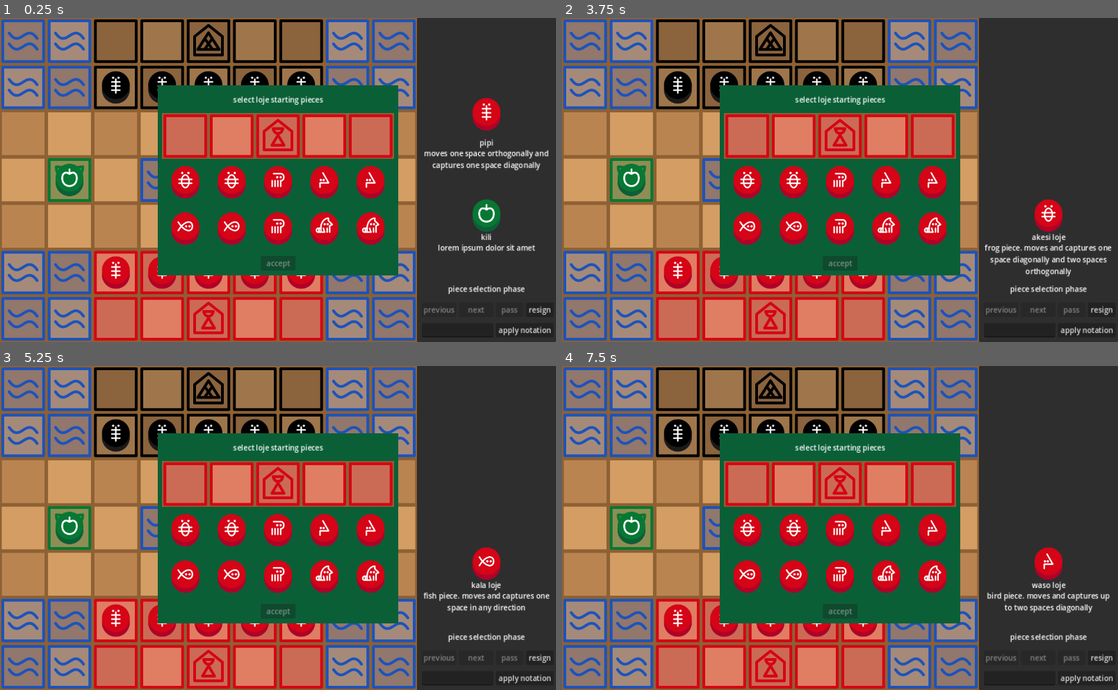
Above: before the commit, frames 1-4 (two rows, left to right).
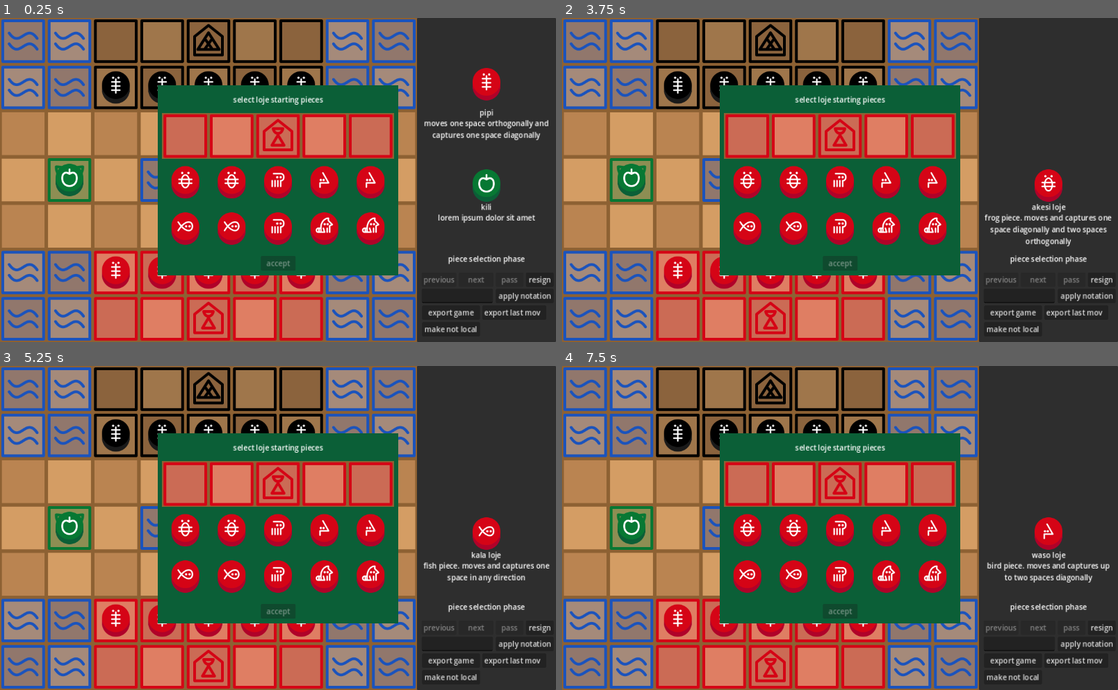
Above: after the commit, the same moments.

Repository: musi-soweli/MusiSoweli
Game: Godot game, scene res://test.tscn
Two runs of this game, one before a commit and one after it. Both use one fixed random seed, a clock stepped at 60 frames per second and the inputs below. This scene is started directly instead of the project's main scene.
Inputs (mouse positions are in pixels of both pictures, inside the frame that each line leads up to):
- Up to frame 1 (0.25 s): no input
- Up to frame 2 (3.75 s): click (584, 40) at 0.52 s; click (584, 40) at 1.27 s; click (584, 40) at 2.02 s; tap Enter at 2.75 s; move the mouse to (962, 163) at 2.77 s; tap Space at 3.5 s; move the mouse to (728, 196) at 3.52 s
- Up to frame 3 (5.25 s): tap Enter at 4.25 s; move the mouse to (333, 456) at 4.27 s; tap Space at 5 s; move the mouse to (250, 592) at 5.02 s
- Up to frame 4 (7.5 s): tap Enter at 5.75 s; move the mouse to (1006, 576) at 5.77 s; tap Space at 6.5 s; move the mouse to (673, 479) at 6.52 s; move the mouse to (867, 528) at 7.27 s

The runs differ from the first frame. In frame 1, 4.2% of the frame differs, in the area x 75-99%, y 15-99%; in frame 2, 3.1%; in frame 3, 2.7%; in frame 4, 2.8%.

Commit message:
add toggle local button

Diff:
--- a/Scripts/board_display.gd
+++ b/Scripts/board_display.gd
@@ -40,9 +40,6 @@
 	size.x = (size.y / 7.0) * 9.0
 
 func update_grid(board_state: BoardState):
-	if local and board_state.next_state == null:
-		pov = board_state.get_current_player()
-
 	pivot_offset = Vector2(size.x * 0.5, size.y * 0.5)
 	rotation_degrees = 180 if pov == PIMEJA else 0
 
--- a/Scripts/board_state.gd
+++ b/Scripts/board_state.gd
@@ -187,7 +187,7 @@
 	return self
 
 func get_space_from_notation(notation: String) -> BoardSpace:
-	return spaces[int(notation[1])][column_names.find(notation[0])]
+	return spaces[7-int(notation[1])][column_names.find(notation[0])]
 
 func pop_unused_piece_from_notation(player: int, notation: String) -> GamePiece:
 	for i in len(get_unused_pieces_for_player(player)):
--- a/Scripts/game_controller.gd
+++ b/Scripts/game_controller.gd
@@ -27,6 +27,9 @@
 	update()
 
 func update() -> void:
+	if local and current_state.next_state == null:
+		pov = current_state.get_current_player()
+		$BoardDisplay.pov = pov
 	$PieceSelectionDisplay.disappear()
 	if can_move():
 		if current_state.turn == 0:
@@ -36,13 +39,15 @@
 			elif current_state.get_current_player() == PIMEJA:
 				var home_row_types: Array[SpaceType] = [SpaceType.PIMEJA, SpaceType.PIMEJA, SpaceType.TOMO_PIMEJA, SpaceType.PIMEJA, SpaceType.PIMEJA]
 				$PieceSelectionDisplay.display_pieces(current_state.get_unused_pieces_for_player(PIMEJA), 5, home_row_types, Callable(self, "on_pimeja_pieces_selected"), "select pimeja starting pieces")
+		elif local:
+			$InfoPanel/InfoDisplay/GameInfo/Label.text = "loje's turn" if current_state.get_current_player() == LOJE else "pimeja's turn"
 		else:
-			$InfoPanel/InfoDisplay/GameInfo/Label.text = "loje's turn" if current_state.get_current_player() == LOJE else "pimeja's turn"
-			if not local and current_state.get_current_player() == pov:
-					$InfoPanel/InfoDisplay/GameInfo/Label.text = "your turn"
+			$InfoPanel/InfoDisplay/GameInfo/Label.text = "your turn"
 	elif current_state.complete:
 				var scores = current_state.get_scores()
 				$InfoPanel/InfoDisplay/GameInfo/Label.text = "game over (" + str(scores[0]) + " - " + str(scores[1]) + ")"
+	else:
+		$InfoPanel/InfoDisplay/GameInfo/Label.text = "loje's turn" if current_state.get_current_player() == LOJE else "pimeja's turn"
 	$BoardDisplay.update_grid(current_state)
 	$BoardDisplay.can_move = can_move()
 	$InfoPanel/InfoDisplay/GameInfo/PassButton.disabled = not can_move() or current_state.turn == 0
@@ -105,10 +110,10 @@
 		update()
 
 func can_move() -> bool:
-	return (not current_state.complete) and (current_state.next_state == null or local)
+	return (not current_state.complete) and (current_state.next_state == null or local) and (current_state.get_current_player() == pov or local)
 
 func on_resign_button_pressed() -> void:
-	print(get_notation())
+	pass
 
 func get_notation() -> String:
 	var notation = ""
@@ -129,3 +134,24 @@
 func on_notation_button_pressed():
 	current_state = current_state.apply_notation($InfoPanel/InfoDisplay/DevPanel/LineEdit.text)
 	update()
+
+func on_export_game_button_pressed():
+	print("Game Notation:")
+	print(get_notation())
+
+func on_export_move_button_pressed():
+	print("Previous Move Notation:")
+	if current_state.previous_state != null:
+		if current_state.previous_state.move != null:
+			print(current_state.previous_state.move.get_notation())
+		else:
+			print("No previous move to export.")
+	else:
+		print("No previous move to export.")
+
+func on_toggle_local_button_pressed():
+	local = not local
+	$InfoPanel/InfoDisplay/DevPanel/ToggleLocalButton.text = "make not local" if local else "make local"
+	$BoardDisplay.local = local
+	$BoardDisplay.pov = pov
+	update()
--- a/Scripts/movement_action.gd
+++ b/Scripts/movement_action.gd
@@ -41,9 +41,9 @@
 
 func get_notation() -> String: #TODO: change this and the decoder to be how notation actually works
 	#var s : String = BoardState.column_names[old_position.column] + str(old_position.row) if piece_symbol == "P" else piece_symbol
-	var s : String = BoardState.column_names[old_position.column] + str(old_position.row)
+	var s : String = BoardState.column_names[old_position.column] + str(7-old_position.row)
 	s += "x" if captures else ""
-	s += BoardState.column_names[new_position.column] + str(new_position.row)
+	s += BoardState.column_names[new_position.column] + str(7-new_position.row)
 	s += "+" if carries else ""
 	#TODO: Add ^ if it carries
 	return s
--- a/test.tscn
+++ b/test.tscn
@@ -270,30 +270,49 @@
 offset_top = -31.0
 offset_right = 285.0
 grow_vertical = 0
+disabled = true
 text = "resign
 "
 
 [node name="DevPanel" type="Control" parent="InfoPanel/InfoDisplay"]
-custom_minimum_size = Vector2(0, 40)
+custom_minimum_size = Vector2(0, 105)
 layout_mode = 2
 
 [node name="NotationButton" type="Button" parent="InfoPanel/InfoDisplay/DevPanel"]
 layout_mode = 1
-anchors_preset = 2
-anchor_top = 1.0
-anchor_bottom = 1.0
 offset_left = 160.0
-offset_top = -31.0
 offset_right = 285.0
-grow_vertical = 0
+offset_bottom = 31.0
 text = "apply notation"
 
 [node name="LineEdit" type="LineEdit" parent="InfoPanel/InfoDisplay/DevPanel"]
-layout_mode = 0
+layout_mode = 1
+offset_right = 154.0
+offset_bottom = 31.0
+
+[node name="ExportGameButton" type="Button" parent="InfoPanel/InfoDisplay/DevPanel"]
+layout_mode = 1
 offset_left = 1.0
-offset_top = 9.0
-offset_right = 155.0
-offset_bottom = 40.0
+offset_top = 36.0
+offset_right = 126.0
+offset_bottom = 67.0
+text = "export game"
+
+[node name="ExportMoveButton" type="Button" parent="InfoPanel/InfoDisplay/DevPanel"]
+layout_mode = 1
+offset_left = 131.0
+offset_top = 36.0
+offset_right = 269.0
+offset_bottom = 67.0
+text = "export last move"
+
+[node name="ToggleLocalButton" type="Button" parent="InfoPanel/InfoDisplay/DevPanel"]
+layout_mode = 1
+offset_left = 1.0
+offset_top = 72.0
+offset_right = 126.0
+offset_bottom = 103.0
+text = "make not local"
 
 [node name="PieceSelectionDisplay" type="Panel" parent="."]
 layout_mode = 1
@@ -375,6 +394,9 @@
 [connection signal="pressed" from="InfoPanel/InfoDisplay/GameInfo/PassButton" to="." method="on_pass_button_pressed"]
 [connection signal="pressed" from="InfoPanel/InfoDisplay/GameInfo/ResignButton" to="." method="on_resign_button_pressed"]
 [connection signal="pressed" from="InfoPanel/InfoDisplay/DevPanel/NotationButton" to="." method="on_notation_button_pressed"]
+[connection signal="pressed" from="InfoPanel/InfoDisplay/DevPanel/ExportGameButton" to="." method="on_export_game_button_pressed"]
+[connection signal="pressed" from="InfoPanel/InfoDisplay/DevPanel/ExportMoveButton" to="." method="on_export_move_button_pressed"]
+[connection signal="pressed" from="InfoPanel/InfoDisplay/DevPanel/ToggleLocalButton" to="." method="on_toggle_local_button_pressed"]
 [connection signal="cancelled" from="PieceSelectionDisplay" to="." method="on_piece_selection_display_cancelled"]
 [connection signal="space_hovered" from="PieceSelectionDisplay" to="InfoPanel/InfoDisplay" method="display_space"]
 [connection signal="pressed" from="PieceSelectionDisplay/Button" to="PieceSelectionDisplay" method="on_button_pressed"]
